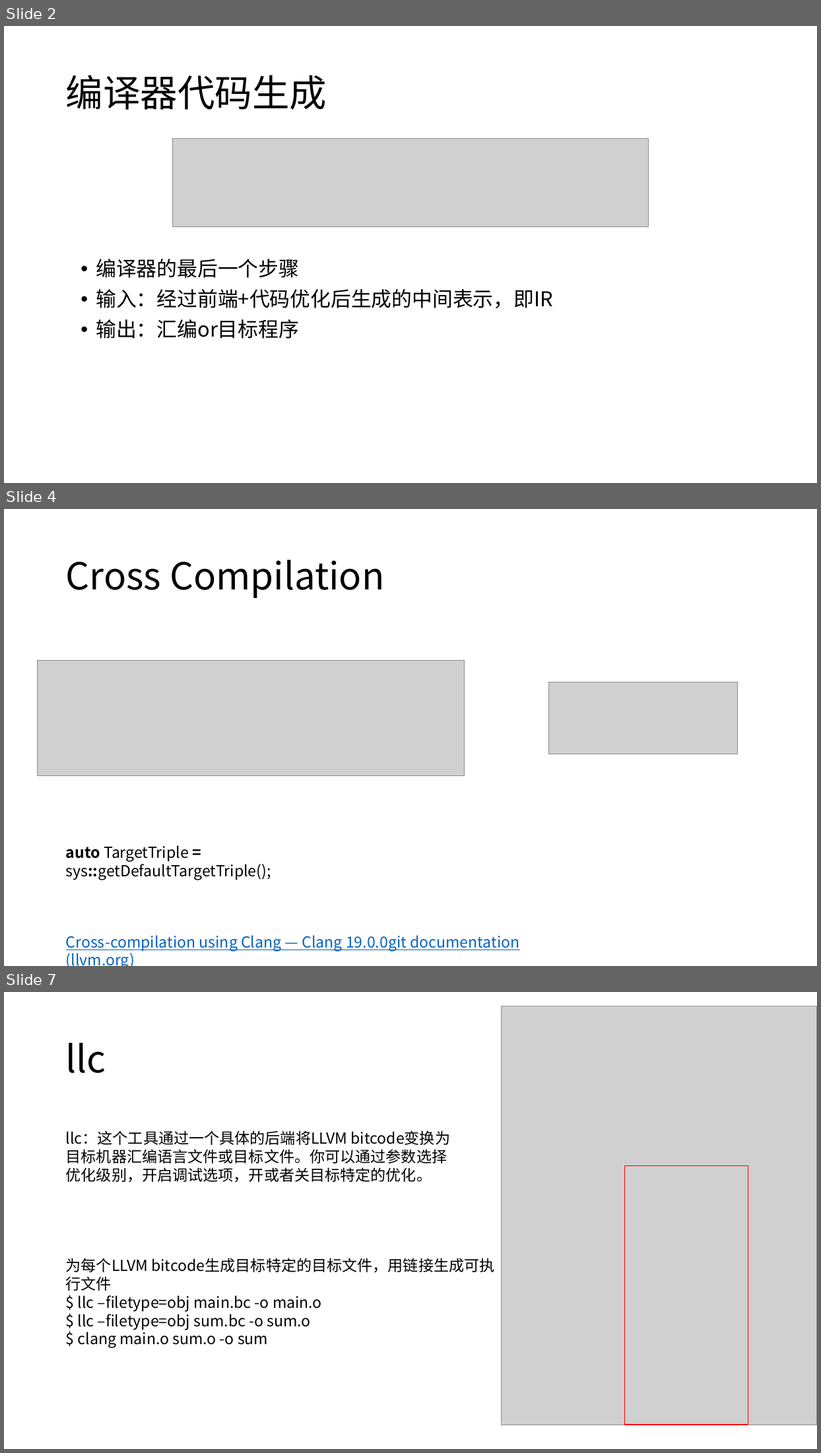
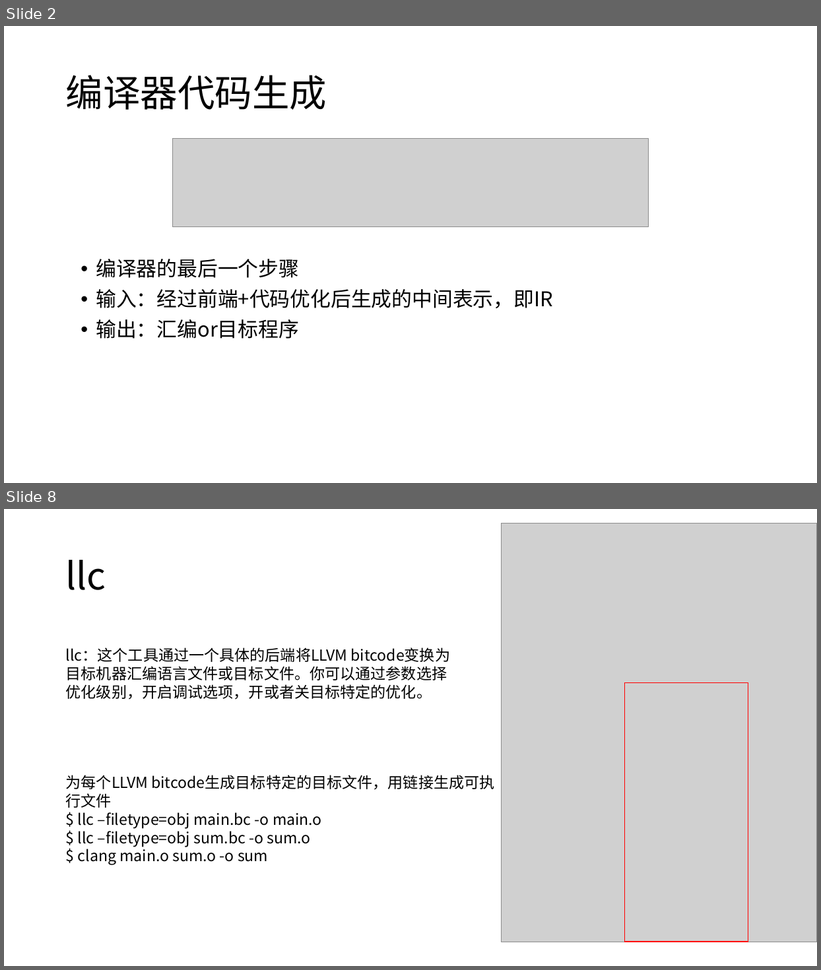
Before and after one commit to JYRoy/MLC-Learning, a slide deck: LLVM/04.LLVM Backend.pptx. Shown one above the other, each under a label of ours: slides 2, 4 and 7 before the commit, slides 2 and 8 after it; the slides between them are not shown. The pictures are 821x1453 and 821x970 pixels, drawn with LibreOffice and Linux fonts; fonts in the diff are those of the drawing; grey boxes stand for pictures. Boxes give left, top, right and bottom in pixels: in the first picture for what was removed or moved away, otherwise in the second. Text is boxed around its words. In the diff, an @@ line names an element or a change of style, - is before the commit and + after.

Commit message:
update LLVM Backend

```diff
--- a/LLVM/04.LLVM Backend.pptx
+++ b/LLVM/04.LLVM Backend.pptx
@@ slide 4 removed at box(4, 509, 817, 966), background #FFFFFF @@
@@ title removed at box(66, 560, 384, 598) @@
-Cross Compilation
@@ picture removed at box(37, 660, 464, 776) @@
@@ picture removed at box(549, 682, 738, 754) @@
@@ text removed at box(66, 846, 271, 881) @@
-auto TargetTriple = sys::getDefaultTargetTriple();
@@ text removed at box(66, 935, 519, 966) @@
-Cross-compilation using Clang — Clang 19.0.0git documentation (llvm.org)
@@ what was slide 7 is now slide 8 @@
```
Also in this commit, not shown: 18 slides changed, 5 slides added.
